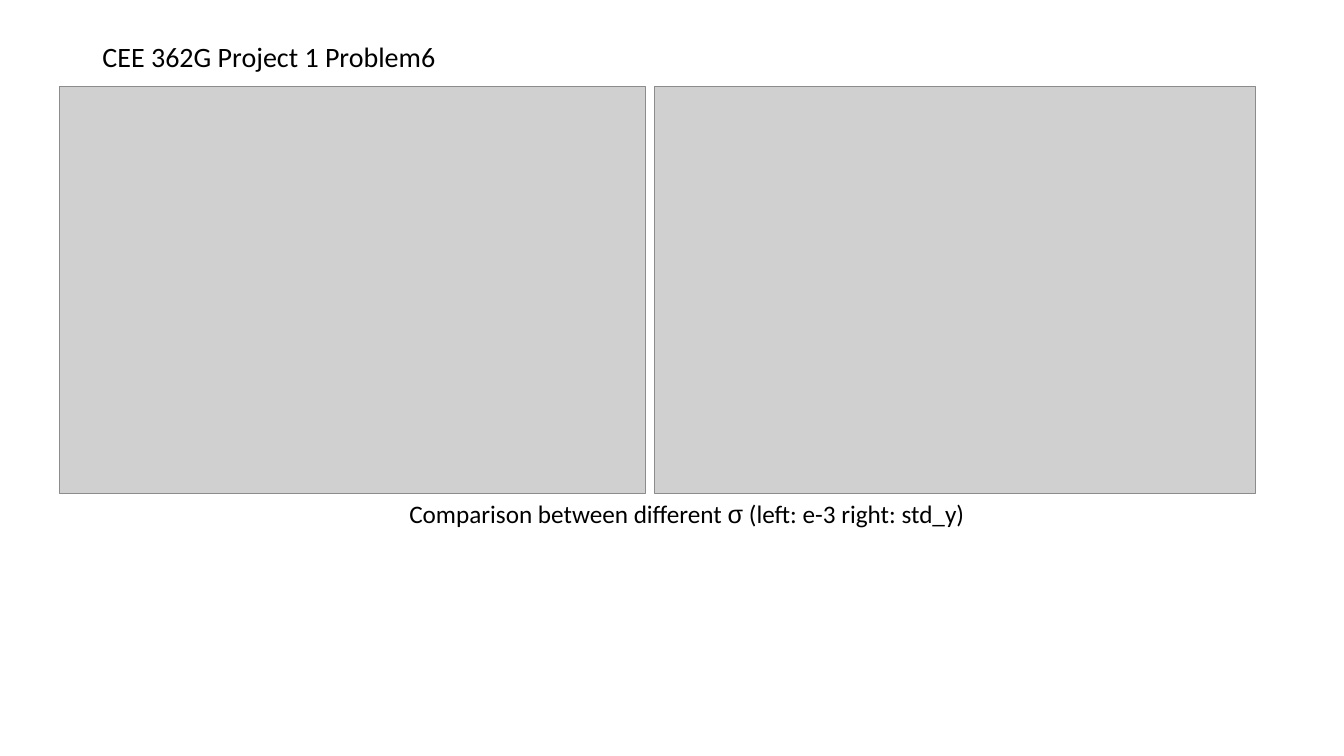
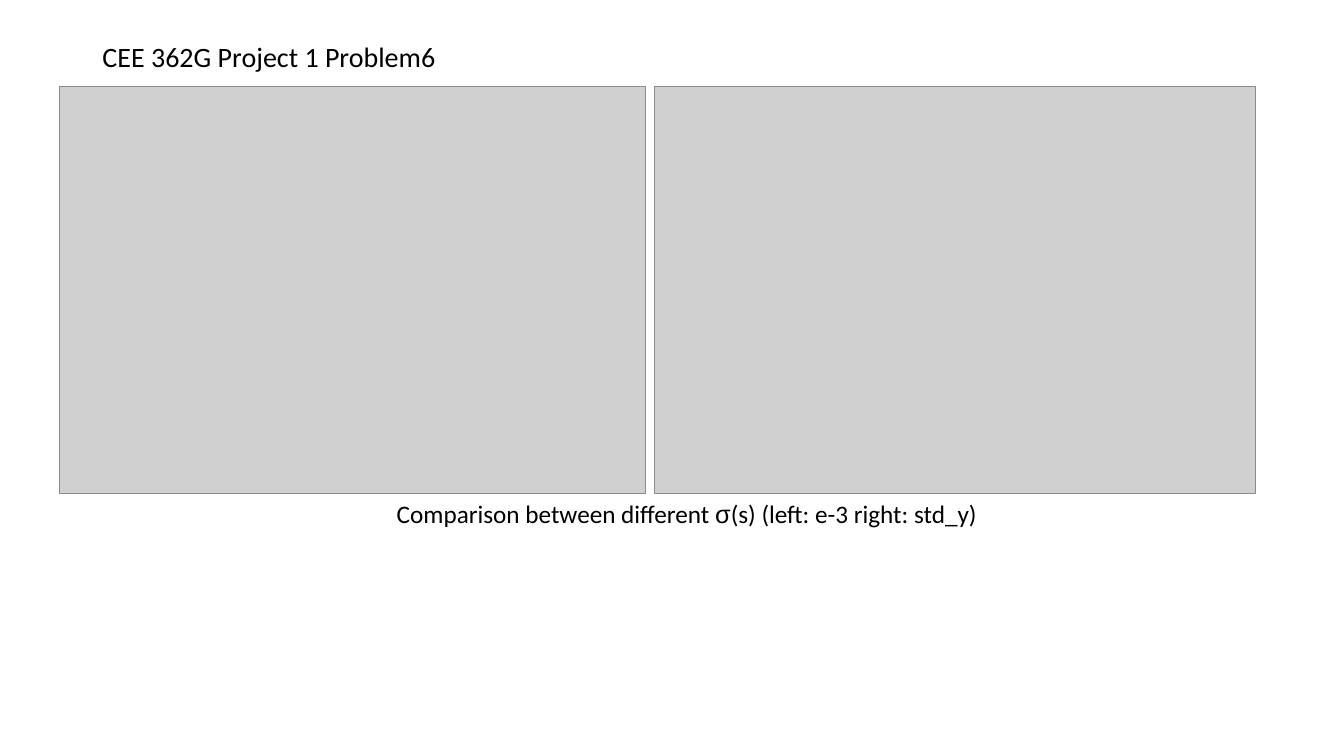
Before and after one commit to DeanLym/CEE362G, a slide deck: slide 7 of HW1.pptx. Drawn at 1344x756 pixels with LibreOffice and Linux fonts; fonts in the diff are those of the drawing; grey boxes stand for pictures. Boxes give left, top, right and bottom in pixels: in the first picture for what was removed or moved away, otherwise in the second. Text is boxed around its words. In the diff, an @@ line names an element or a change of style, - is before the commit and + after.

```diff
--- a/HW1.pptx
+++ b/HW1.pptx
@@ text at (397, 504, 977, 528): text changed @@
-Comparison between different σ (left: e-3 right: std_y)
+Comparison between different σ(s) (left: e-3 right: std_y)
```
Also in this commit, not shown: 2 other slides changed, 1 slide removed.
